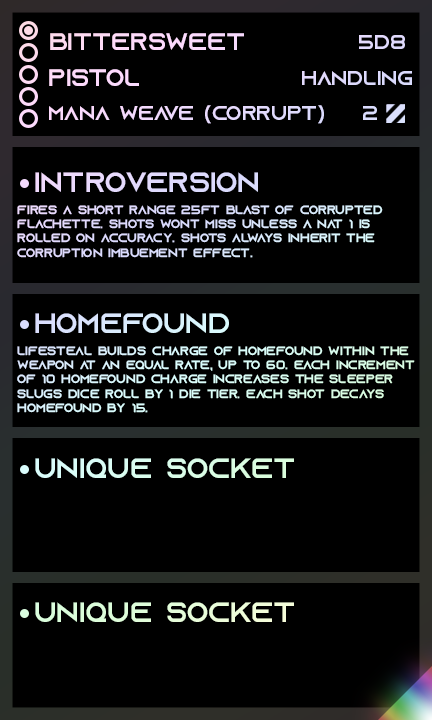
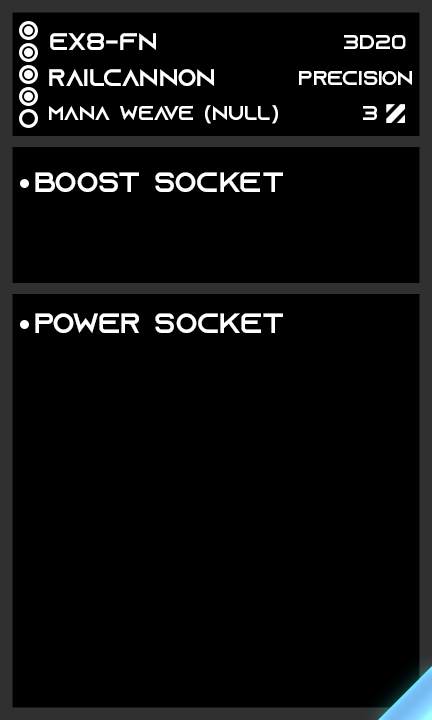
Layered file, before and after one edit (432×720). Changes by layer:
hid group "Unique" (1st of 2, in "Rarity") (2 layers) over left=0, top=0, right=432, bottom=720
showed "Rare" over left=378, top=666, right=432, bottom=720
painted on "AP" over left=363, top=106, right=377, bottom=120
renamed "handling" to "precision", painted on it over left=299, top=71, right=412, bottom=85
renamed "5d8" to "3d20", painted on it over left=344, top=35, right=406, bottom=49
renamed "mana weave (corrupt)" to "mana weave (null)", painted on it over left=49, top=105, right=324, bottom=124
painted on "archetype" over left=56, top=69, right=214, bottom=86
renamed "bittersweet" to "ex8-fn", painted on it over left=50, top=33, right=244, bottom=50
showed "2" over left=24, top=48, right=33, bottom=57
showed "3" over left=24, top=70, right=33, bottom=79
showed "4" over left=24, top=92, right=33, bottom=101
renamed "introversion" to "boost socket", painted on it over left=35, top=172, right=283, bottom=192
renamed "homefound" to "power socket", painted on it over left=35, top=313, right=283, bottom=333
hid group "Mod Slot 3" (4 layers) over left=0, top=427, right=432, bottom=478
hid group "Mod Slot 4" (4 layers) over left=0, top=572, right=432, bottom=622